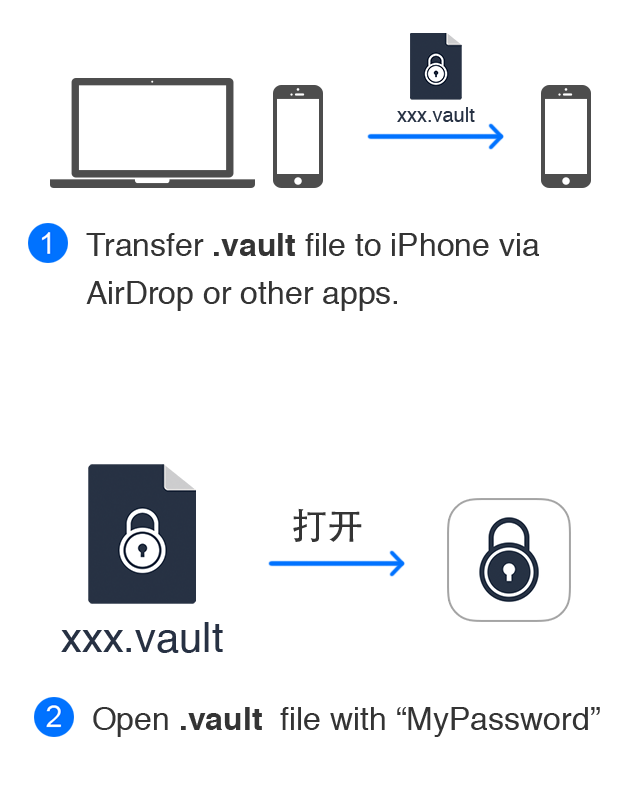
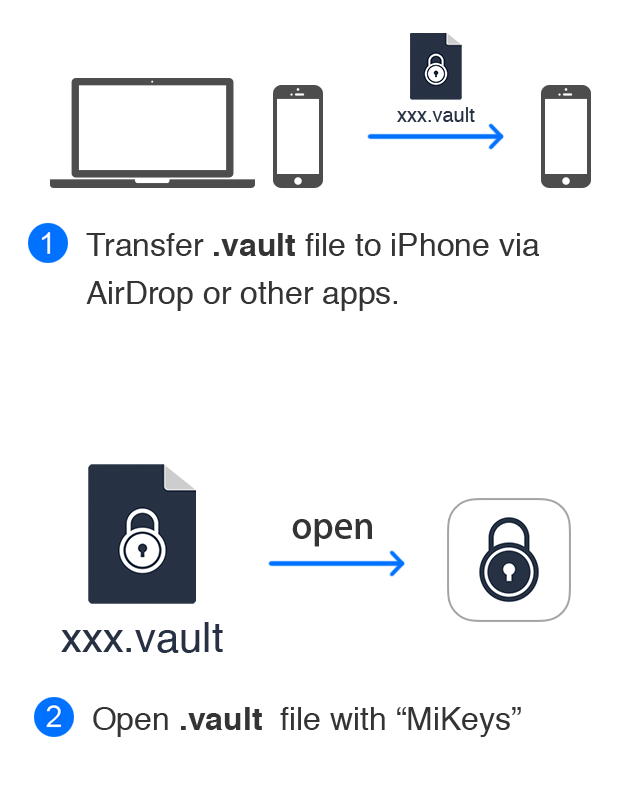
Layer changes from the first w=640, h=800 image to the second:
renamed "Open .vault file with “MyPassword” copy" to "Open .vault file with “MiKeys”", painted on it over [433, 707, 600, 737]
renamed "打开" to "open", painted on it over [292, 508, 372, 547]
